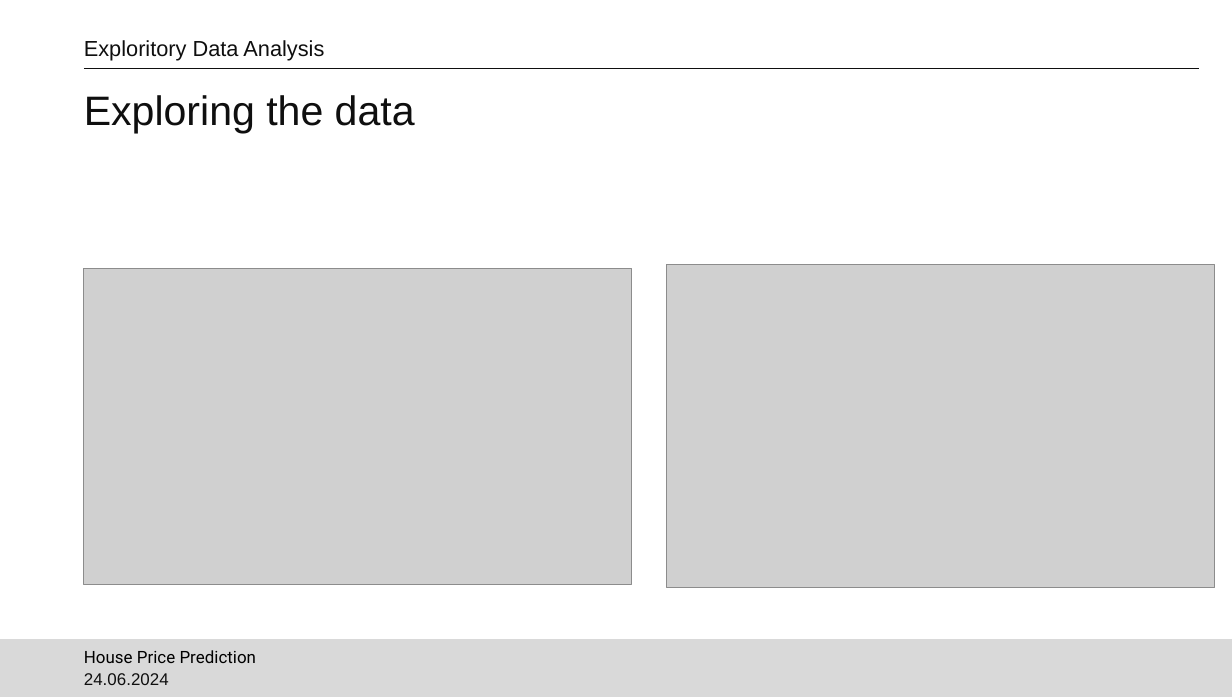
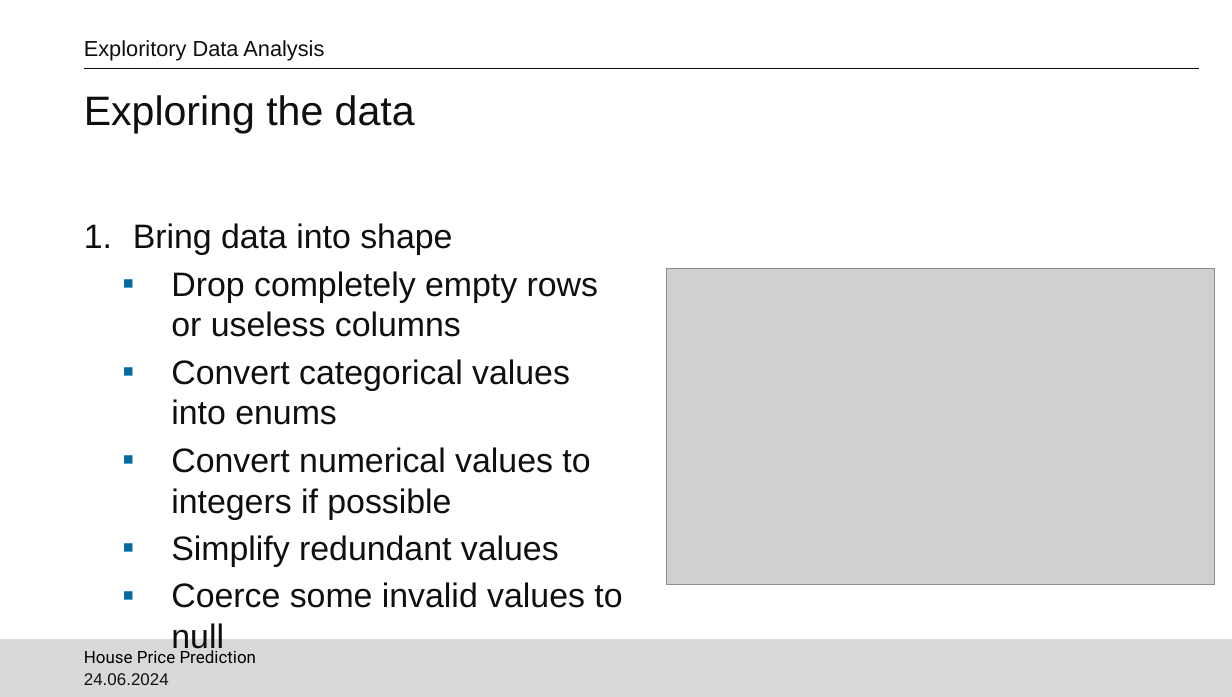
Before and after one commit to NaidaNozic/House-Price-Prediction, a slide deck: slide 3 of Presentation/Project-KDDM1.pptx. Drawn at 1232x697 pixels with LibreOffice and Linux fonts; fonts in the diff are those of the drawing; grey boxes stand for pictures; background and template pictures are left out. Boxes give left, top, right and bottom in pixels: in the first picture for what was removed or moved away, otherwise in the second. Text is boxed around its words. In the diff, an @@ line names an element or a change of style, - is before the commit and + after.

Commit message:
Add images and update presentation

```diff
--- a/Presentation/Project-KDDM1.pptx
+++ b/Presentation/Project-KDDM1.pptx
@@ text added at box(133, 223, 622, 655), 28 pt, text #0F0F0F @@
+1. Bring data into shape
+  ▪ Drop completely empty rows or useless columns
+  ▪ Convert categorical values into enums
+  ▪ Convert numerical values to integers if possible
+  ▪ Simplify redundant values
+  ▪ Coerce some invalid values to null
@@ picture removed at box(84, 268, 631, 584) @@
@@ picture: place and size @@
-picture at box(667, 265, 1215, 588)
+picture at box(667, 268, 1215, 584)
```
Also in this commit, not shown: 1 other slide changed, 2 other files.
